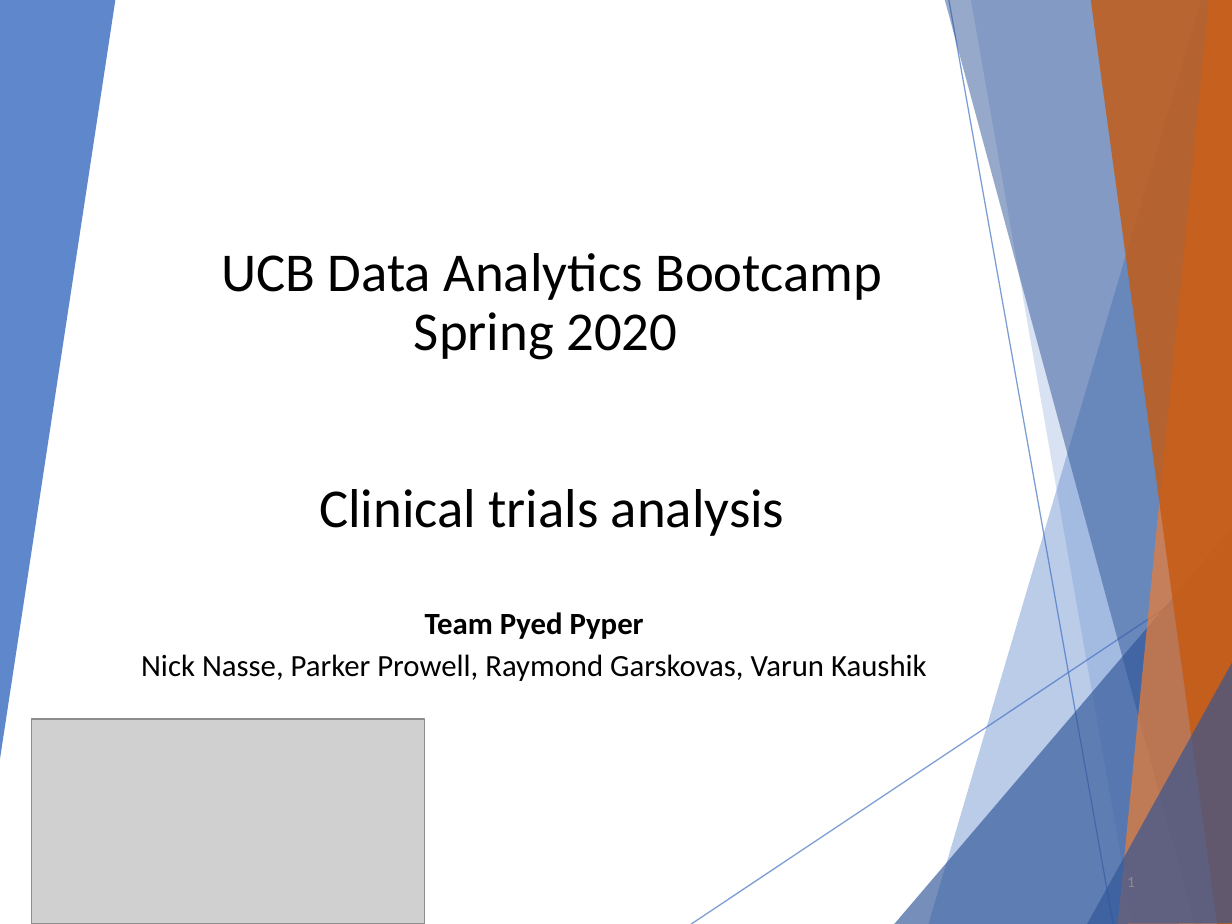
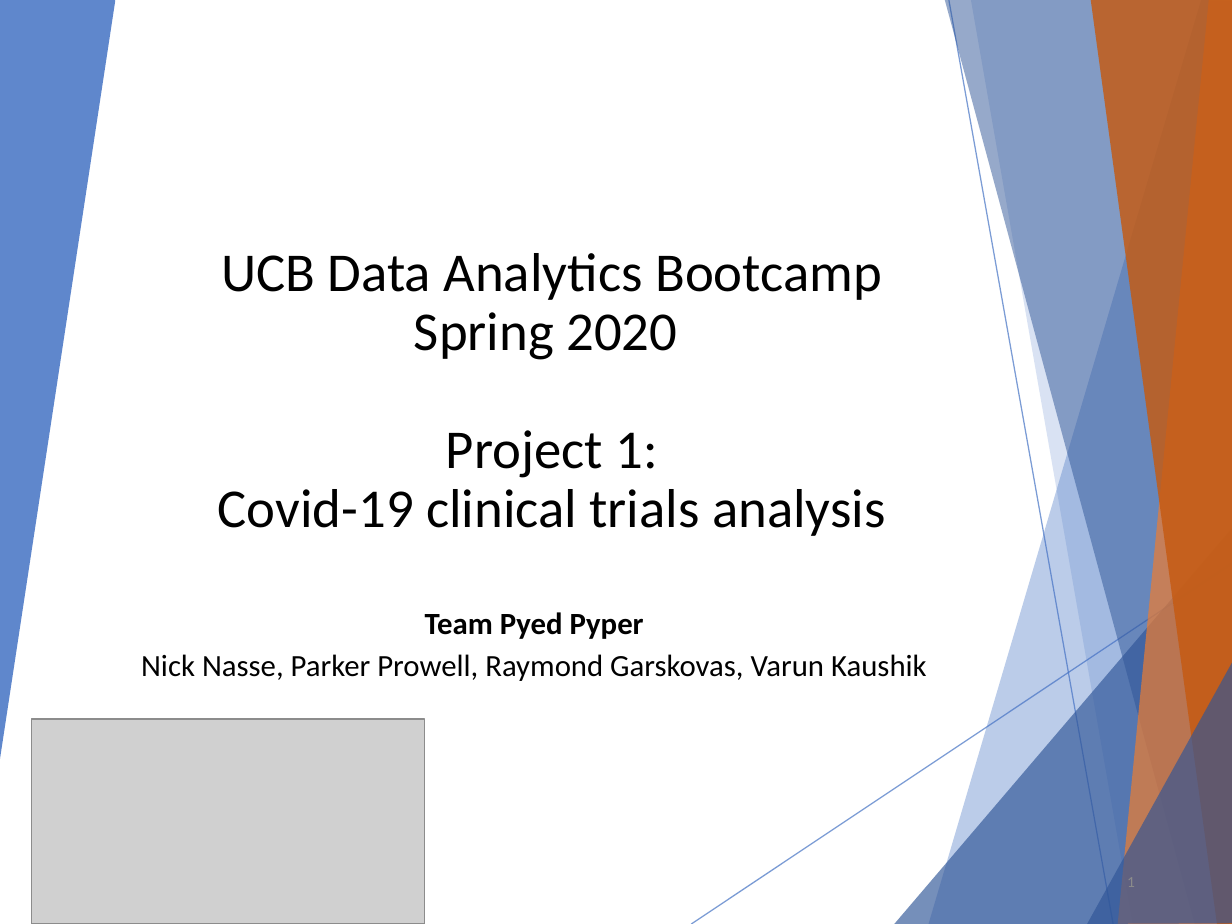
Before and after one commit to nick-nasse/pyd-pyper, a slide deck: slide 1 of 200729 Clinical Trials Analysis_v2.pptx. Drawn at 1232x924 pixels with LibreOffice and Linux fonts; fonts in the diff are those of the drawing; grey boxes stand for pictures. Boxes give left, top, right and bottom in pixels: in the first picture for what was removed or moved away, otherwise in the second. Text is boxed around its words. In the diff, an @@ line names an element or a change of style, - is before the commit and + after.

```diff
--- a/200729 Clinical Trials Analysis_v2.pptx
+++ b/200729 Clinical Trials Analysis_v2.pptx
@@ title at (218, 253, 885, 536): text changed @@
-UCB Data Analytics Bootcamp Spring 2020
-Clinical trials analysis
+UCB Data Analytics Bootcamp Spring 2020
+Project 1:
+Covid-19 clinical trials analysis
```
Also in this commit, not shown: 11 other slides changed, 1 slide added.
